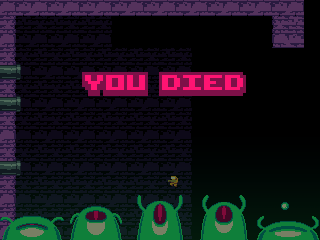
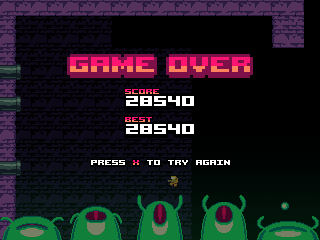
Before/after of a (320, 240) layered artwork. What changed in the layer stack:
removed layer "YOU DIED" over [82, 72, 246, 96]
added group "game over" with 8 layers above "hud" over [67, 54, 253, 167]
added layer "PRESS X TO TRY AGAIN" in group "game over" over [90, 159, 231, 167]
added group "score stuff" with 4 layers in group "game over" over [124, 88, 196, 138]
added layer "BEST" in group "score stuff" over [124, 116, 153, 124]
added layer "score" (1st of 2, in "game over" › "score stuff") in group "score stuff" over [124, 88, 160, 96]
added layer "noombers" in group "score stuff" over [124, 122, 194, 138]
added layer "numbers" in group "score stuff" over [124, 94, 196, 110]
added layer "GAME OVER" in group "game over" over [67, 54, 253, 78]
renamed "Layer 4" to "darken", moved it into group "game over" over [67, 54, 253, 167]
renamed "Background" to "Layer 0", moved it into group "environment" over [67, 54, 253, 167]
